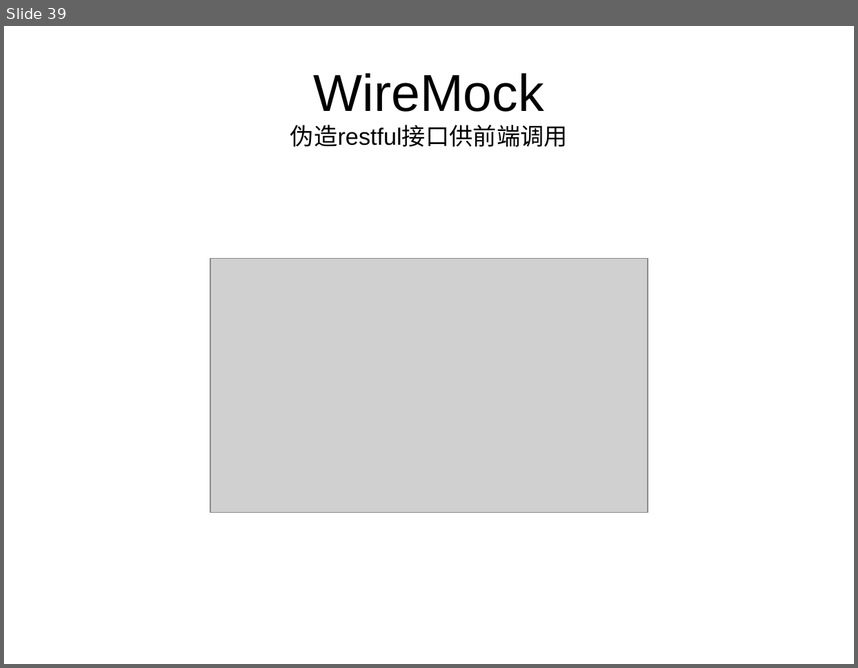
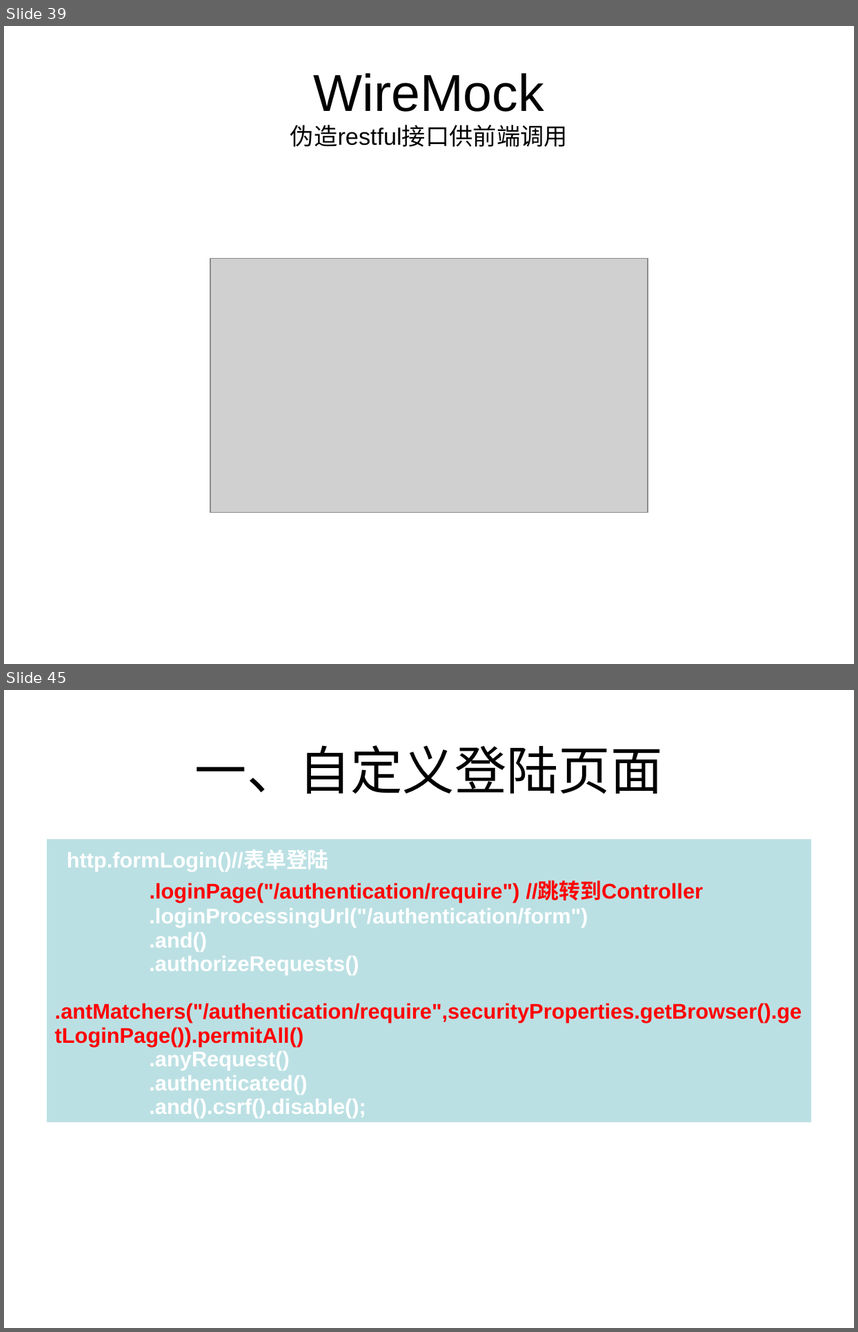
Before and after one commit to HangStarLi/Spring-Security, a slide deck: SpringSecurity.ppt. Shown one above the other, each under a label of ours: slide 39 before the commit, slides 39 and 45 after it; the slides between them are not shown. The pictures are 858x668 and 858x1332 pixels, drawn with LibreOffice and Linux fonts; fonts in the diff are those of the drawing; grey boxes stand for pictures. Boxes give left, top, right and bottom in pixels: in the first picture for what was removed or moved away, otherwise in the second. Text is boxed around its words. In the diff, an @@ line names an element or a change of style, - is before the commit and + after.

```diff
--- a/SpringSecurity.ppt
+++ b/SpringSecurity.ppt
@@ slide 45 added at box(4, 690, 854, 1328), background #FFFFFF @@
@@ title added at box(195, 745, 663, 793), 44 pt, text #000000 @@
+一、自定义登陆页面
@@ table added at box(47, 839, 811, 1121), 1 rows, 1 columns @@
+http.formLogin()//表单登陆 / .loginPage("/authentication/require") //跳转到Controller / .loginProcessingUrl("/authentication/form") / .and() / .authorizeRequests() / .antMatchers("/authentication/require",securityProperties.getBrowser().getLoginPage()).permitAll() / .anyRequest() / .authenticated() / .and().csrf().disable();
```
Also in this commit, not shown: 11 other slides added, 31 other files.
